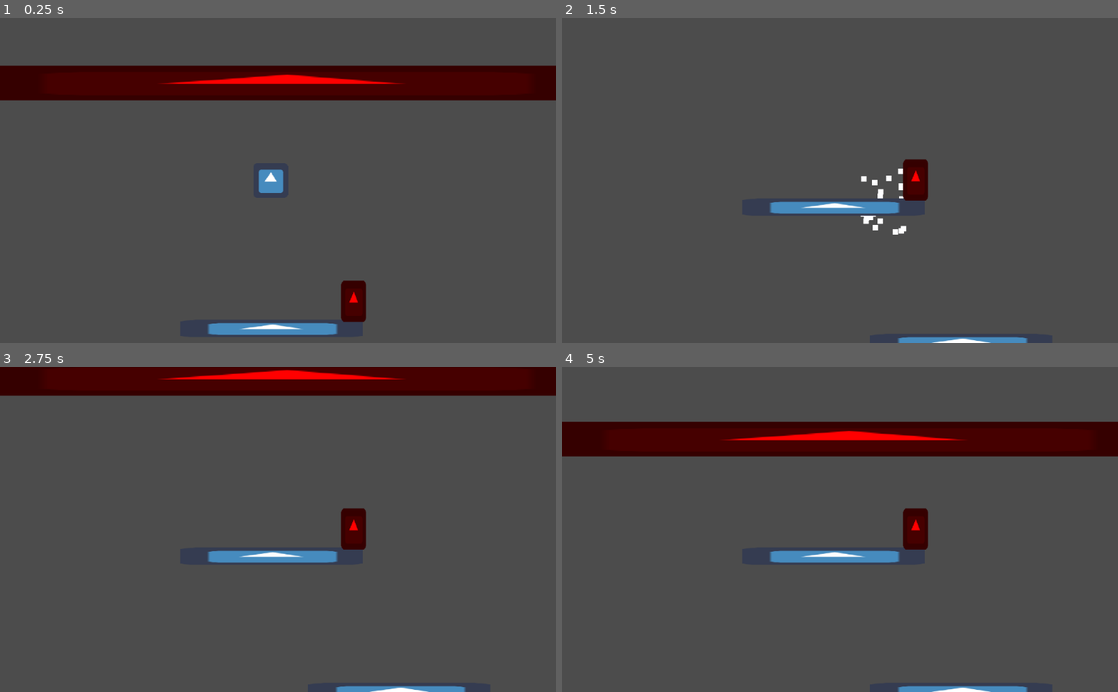
Above: before the commit, frames 1-4 (two rows, left to right).
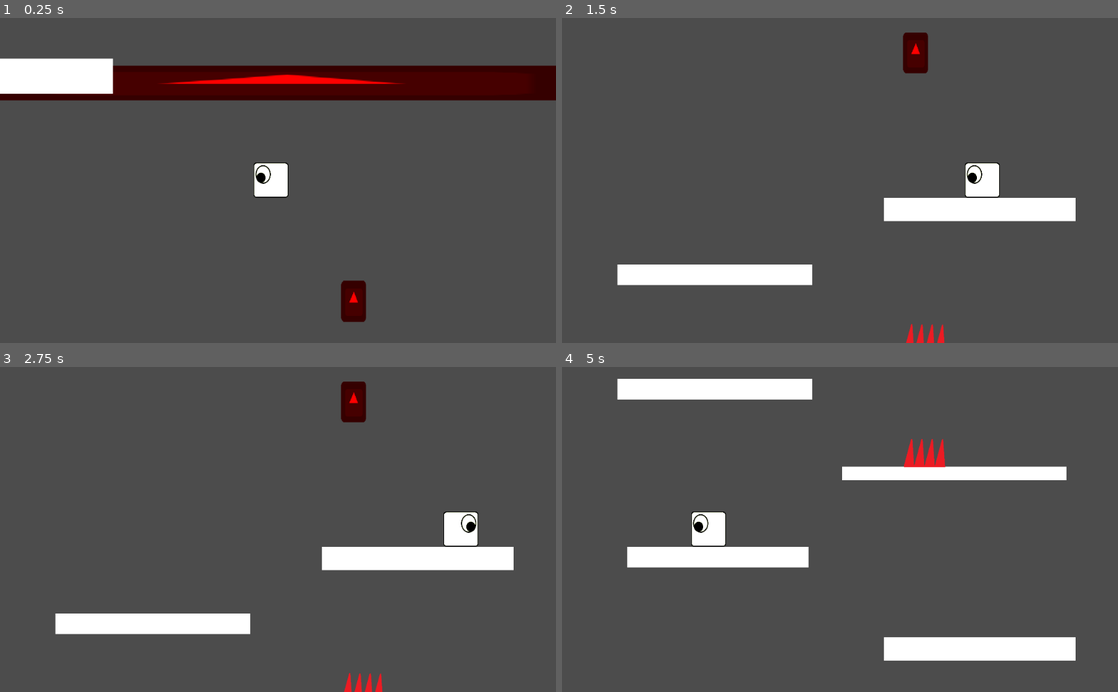
Above: after the commit, the same moments.

Repository: TheSolarPrincess/LudumDare48
Game: Godot game, scene res://Test.tscn
Same seed, same stepped clock (60 frames per second), same inputs: the game is played once before the commit and once after it. The engine's default icon, where the game draws it, is replaced by a stand-in: a white triangle on a blue panel in a dark square.
Inputs:
- Up to frame 1 (0.25 s): no input
- Up to frame 2 (1.5 s): hold D (move_right) 0.53-1.28 s; tap W (jump) at 0.77 s; hold A (move_left) from 1.28 s (still down)
- Up to frame 3 (2.75 s): tap W (jump) at 1.52 s; release A (move_left) at 2.03 s; hold D (move_right) from 2.03 s (still down)
- Up to frame 4 (5 s): tap W (jump) at 3.02, 3.77, 4.52 s; release D (move_right) at 3.53 s; hold A (move_left) from 3.53 s (still down)

The runs differ from the first frame. In frame 1, 3.8% of the frame differs, in the area x 0-61%, y 12-98%; in frame 2, 8.1%; in frame 3, 16%; in frame 4, 22%, in the area x 0-100%, y 3-100%.

Commit message:
Basic graphics

Diff:
--- a/BuildingBlocks/Ground.tscn
+++ b/BuildingBlocks/Ground.tscn
@@ -1,13 +1,12 @@
 [gd_scene load_steps=3 format=2]
 
-[ext_resource path="res://icon.png" type="Texture" id=1]
+[ext_resource path="res://Graphics/platform.png" type="Texture" id=1]
 
 [sub_resource type="RectangleShape2D" id=1]
-extents = Vector2( 32.0388, 31.1025 )
+extents = Vector2( 227.235, 230.001 )
 
 [node name="Ground" type="Sprite"]
-position = Vector2( 501.09, 466.241 )
-scale = Vector2( 5.25, 0.5 )
+scale = Vector2( 0.920709, 0.140047 )
 texture = ExtResource( 1 )
 
 [node name="StaticBody2D" type="StaticBody2D" parent="."]
--- /dev/null
+++ b/BuildingBlocks/Spikes.tscn
@@ -0,0 +1,17 @@
+[gd_scene load_steps=4 format=2]
+
+[ext_resource path="res://Graphics/Spikes.png" type="Texture" id=1]
+[ext_resource path="res://DeadlyArea.gd" type="Script" id=2]
+
+[sub_resource type="RectangleShape2D" id=1]
+extents = Vector2( 87.5253, 99.8478 )
+
+[node name="Spikes" type="Sprite"]
+scale = Vector2( 0.430079, 0.260079 )
+texture = ExtResource( 1 )
+
+[node name="Area2D" type="Area2D" parent="."]
+script = ExtResource( 2 )
+
+[node name="CollisionShape2D" type="CollisionShape2D" parent="Area2D"]
+shape = SubResource( 1 )
--- /dev/null
+++ b/LevelBoundaries.tscn
@@ -0,0 +1,13 @@
+[gd_scene load_steps=2 format=2]
+
+[ext_resource path="res://BuildingBlocks/Ground.tscn" type="PackedScene" id=1]
+
+[node name="Node2D" type="Node2D"]
+
+[node name="Ground2" parent="." instance=ExtResource( 1 )]
+position = Vector2( 1049.48, 302.759 )
+scale = Vector2( 0.0970701, 1.289 )
+
+[node name="Ground3" parent="." instance=ExtResource( 1 )]
+position = Vector2( -22.7251, 302.759 )
+scale = Vector2( 0.0970701, 1.289 )
--- a/Levels/TestLevel1.tscn
+++ b/Levels/TestLevel1.tscn
@@ -1,17 +1,25 @@
-[gd_scene load_steps=2 format=2]
+[gd_scene load_steps=3 format=2]
 
 [ext_resource path="res://BuildingBlocks/Ground.tscn" type="PackedScene" id=1]
+[ext_resource path="res://BuildingBlocks/Spikes.tscn" type="PackedScene" id=2]
 
 [node name="TestLevel" type="Node2D"]
 
 [node name="Ground" parent="." instance=ExtResource( 1 )]
-position = Vector2( 313.83, 239.219 )
+position = Vector2( 283.137, 225.713 )
+scale = Vector2( 0.786089, 0.0818352 )
 
 [node name="Ground2" parent="." instance=ExtResource( 1 )]
-position = Vector2( 715.305, 405.421 )
+position = Vector2( 723.9, 380.866 )
+scale = Vector2( 0.904555, 0.0553753 )
 
 [node name="Ground3" parent="." instance=ExtResource( 1 )]
-position = Vector2( 331.098, 521.978 )
+position = Vector2( 288.127, 535.483 )
+scale = Vector2( 0.732241, 0.0818351 )
 
 [node name="Ground4" parent="." instance=ExtResource( 1 )]
-position = Vector2( 736.89, 116.186 )
+position = Vector2( 771.267, 105.136 )
+scale = Vector2( 0.775319, 0.0924191 )
+
+[node name="Spikes" parent="." instance=ExtResource( 2 )]
+position = Vector2( 669.342, 342.797 )
--- a/Player.gd
+++ b/Player.gd
@@ -19,6 +19,12 @@
 		move_dir += 1
 	move_and_slide(Vector2(MOVE_SPEED*move_dir, y_velocity), Vector2(0,-1 ))
 
+	if move_dir == -1:
+		$Sprite.flip_h = false
+	if move_dir == 1:
+		$Sprite.flip_h = true
+
+
 	var grounded = is_on_floor()
 	y_velocity += GRAVITY
 	if grounded and Input.is_action_just_pressed("jump"):
--- a/Test.tscn
+++ b/Test.tscn
@@ -1,12 +1,14 @@
-[gd_scene load_steps=15 format=2]
+[gd_scene load_steps=17 format=2]
 
 [ext_resource path="res://icon.png" type="Texture" id=1]
 [ext_resource path="res://Player.gd" type="Script" id=2]
-[ext_resource path="res://DeathParticle.png" type="Texture" id=3]
+[ext_resource path="res://Graphics/DeathParticle.png" type="Texture" id=3]
 [ext_resource path="res://DeadlyArea.gd" type="Script" id=4]
 [ext_resource path="res://BuildingBlocks/Ground.tscn" type="PackedScene" id=5]
+[ext_resource path="res://LevelBoundaries.tscn" type="PackedScene" id=6]
+[ext_resource path="res://Graphics/Player.png" type="Texture" id=7]
 
-[sub_resource type="GDScript" id=10]
+[sub_resource type="GDScript" id=1]
 script/source = "extends Node2D
 
 var generation_sweep = 0
@@ -41,11 +43,17 @@
 	var level = level_prefab.instance()
 	$Levels.add_child(level)
 	level.position = Vector2(0, generation_sweep)
+
+	var boundaries_prefab = preload(\"res://LevelBoundaries.tscn\")
+	var boundaries = boundaries_prefab.instance()
+	$Levels.add_child(boundaries)
+	boundaries.position = Vector2(0, generation_sweep)
+
 	generation_sweep += get_viewport().size.y # level.height
 "
 
-[sub_resource type="CircleShape2D" id=2]
-radius = 33.8581
+[sub_resource type="RectangleShape2D" id=10]
+extents = Vector2( 31.3849, 32.3355 )
 
 [sub_resource type="ParticlesMaterial" id=3]
 emission_shape = 1
@@ -105,14 +113,14 @@
 		body.die()
 "
 
-[sub_resource type="RectangleShape2D" id=4]
+[sub_resource type="RectangleShape2D" id=8]
 extents = Vector2( 28.8861, 31.2434 )
 
-[sub_resource type="RectangleShape2D" id=5]
+[sub_resource type="RectangleShape2D" id=9]
 extents = Vector2( 10, 29.864 )
 
 [node name="Test" type="Node2D"]
-script = SubResource( 10 )
+script = SubResource( 1 )
 
 [node name="Player" type="KinematicBody2D" parent="." groups=[
 "player",
@@ -121,10 +129,12 @@
 script = ExtResource( 2 )
 
 [node name="CollisionShape2D" type="CollisionShape2D" parent="Player"]
-shape = SubResource( 2 )
+shape = SubResource( 10 )
 
 [node name="Sprite" type="Sprite" parent="Player"]
-texture = ExtResource( 1 )
+position = Vector2( 0.429321, -0.377869 )
+scale = Vector2( 0.322099, 0.322099 )
+texture = ExtResource( 7 )
 
 [node name="Particles2D" type="Particles2D" parent="Player"]
 position = Vector2( 0.52478, 0.524811 )
@@ -179,5 +189,8 @@
 
 [node name="CollisionShape2D" type="CollisionShape2D" parent="Levels/Level/Spikes/Area2D"]
 position = Vector2( -28.7592, 0.919617 )
-shape = SubResource( 5 )
+shape = SubResource( 9 )
+
+[node name="Boundaries" parent="Levels" instance=ExtResource( 6 )]
+position = Vector2( -1.00488, 4.50752 )
 [connection signal="body_entered" from="Levels/Level/Spikes/Area2D" to="Levels/Level/Spikes" method="_on_Area2D_body_entered"]
Renamed: DeathParticle.png -> Graphics/DeathParticle.png
Not shown, added: Graphics/DeathParticle.png.import
Binary file added: Graphics/Player.png
Not shown, added: Graphics/Player.png.import
Binary file added: Graphics/Spikes.png
Not shown, changed: Graphics/Spikes.png.import
Binary file added: Graphics/platform.png
Not shown, added: Graphics/platform.png.import
Not shown: 5 places in Test.tscn that only renumber resources
